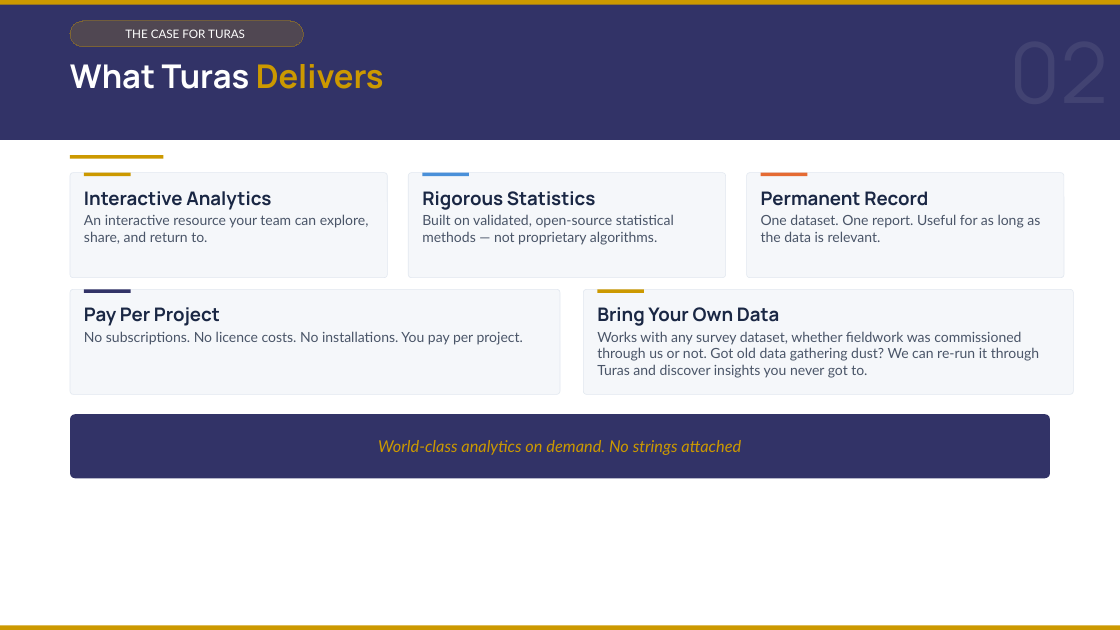
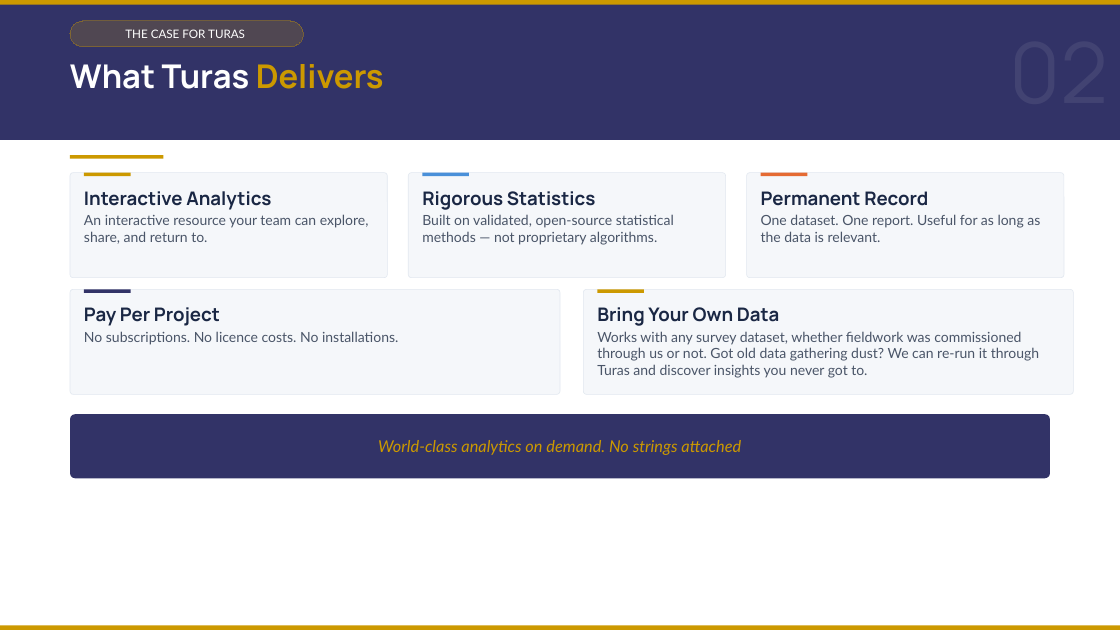
Before and after one commit to DuncanRBrett/Turas, a slide deck: slide 3 of docs/marketing/Introducing Turas to clients.pptx. Drawn at 1120x630 pixels with LibreOffice and Linux fonts; fonts in the diff are those of the drawing. Boxes give left, top, right and bottom in pixels: in the first picture for what was removed or moved away, otherwise in the second. Text is boxed around its words. In the diff, an @@ line names an element or a change of style, - is before the commit and + after.

```diff
--- a/docs/marketing/Introducing Turas to clients.pptx
+++ b/docs/marketing/Introducing Turas to clients.pptx
@@ text at <box>84,331,398,345</box>: text changed @@
-No subscriptions. No licence costs. No installations. You pay per project.
+No subscriptions. No licence costs. No installations.
```
Also in this commit, not shown: 3 other slides changed.
